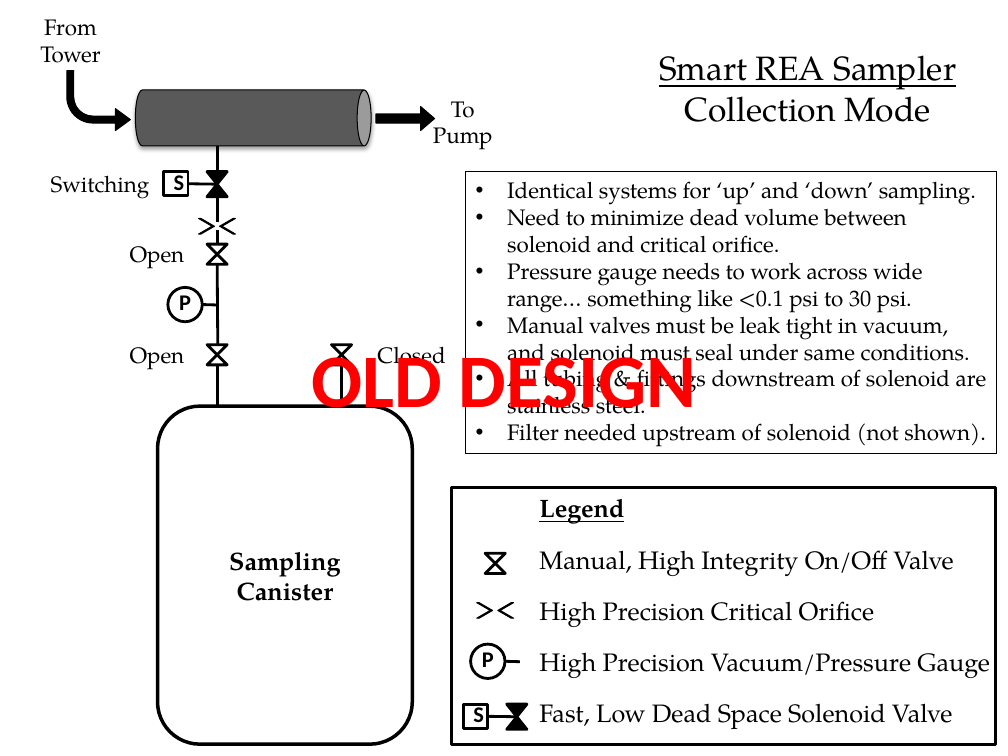
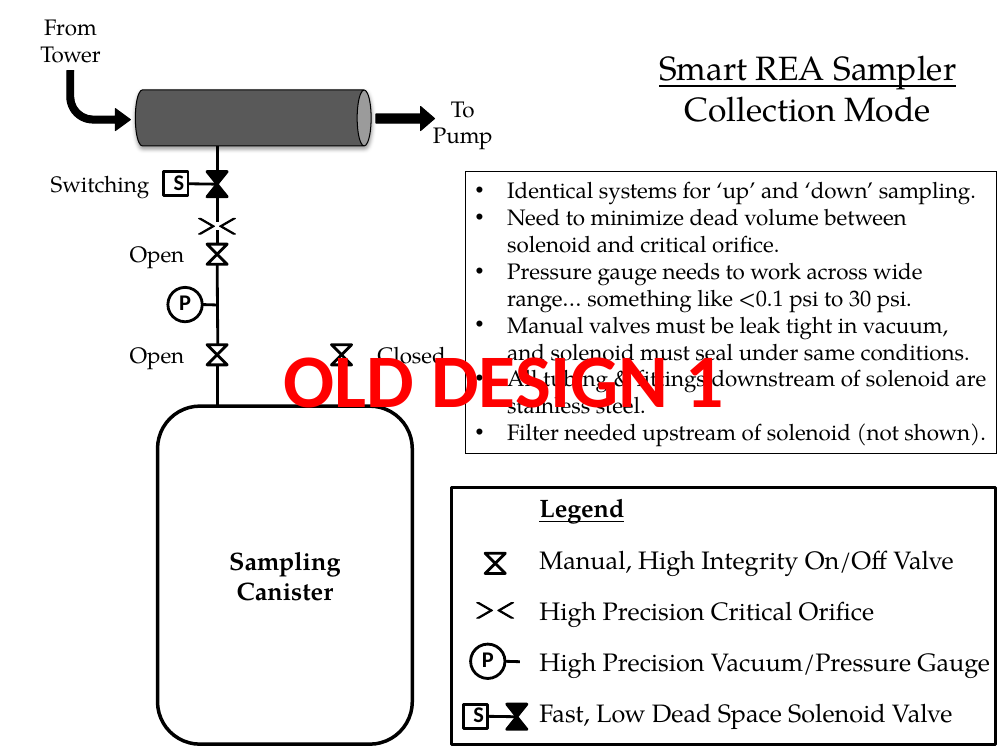
Before and after one commit to patricktokeeffe/smart-rea-sampler, a slide deck: slide 12 of doc/SamplingConfig.pptx (slide 2 before the commit). Drawn at 1008x756 pixels with LibreOffice and Linux fonts; fonts in the diff are those of the drawing. Boxes give left, top, right and bottom in pixels: in the first picture for what was removed or moved away, otherwise in the second. Text is boxed around its words. In the diff, an @@ line names an element or a change of style, - is before the commit and + after.

Commit message:
Revise system config presentation with research & revised config proposal
Current design results in high power consumption, mostly from pump
which flushes sample down tower to canisters/orifices/3-way valves.
Particular issues and revised proposal are added to the PowerPoint
presentation.

```diff
--- a/doc/SamplingConfig.pptx
+++ b/doc/SamplingConfig.pptx
@@ text at (284,345,724,425): text changed @@
-OLD DESIGN
+OLD DESIGN 1
```
Also in this commit, not shown: 4 other slides changed, 7 slides added.
